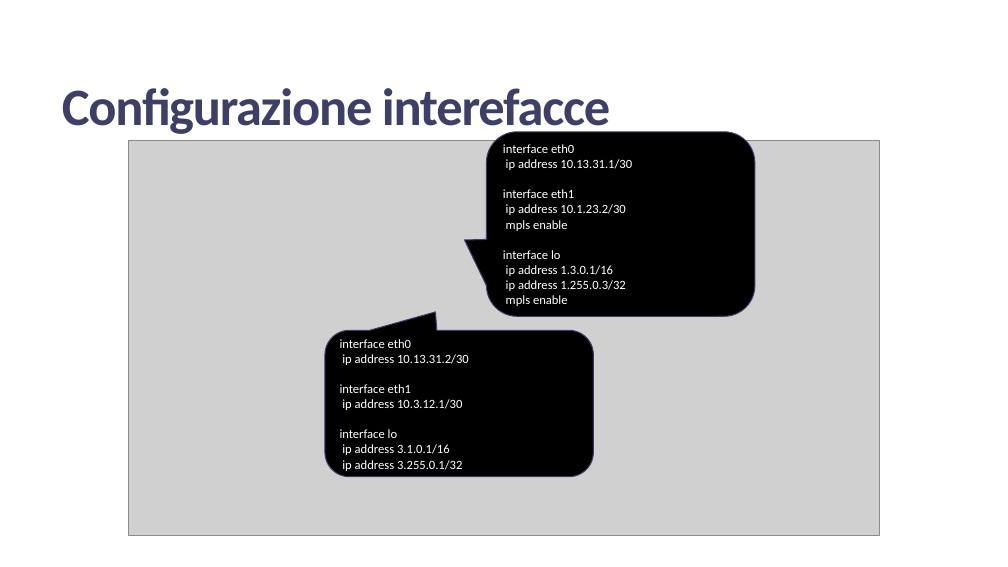
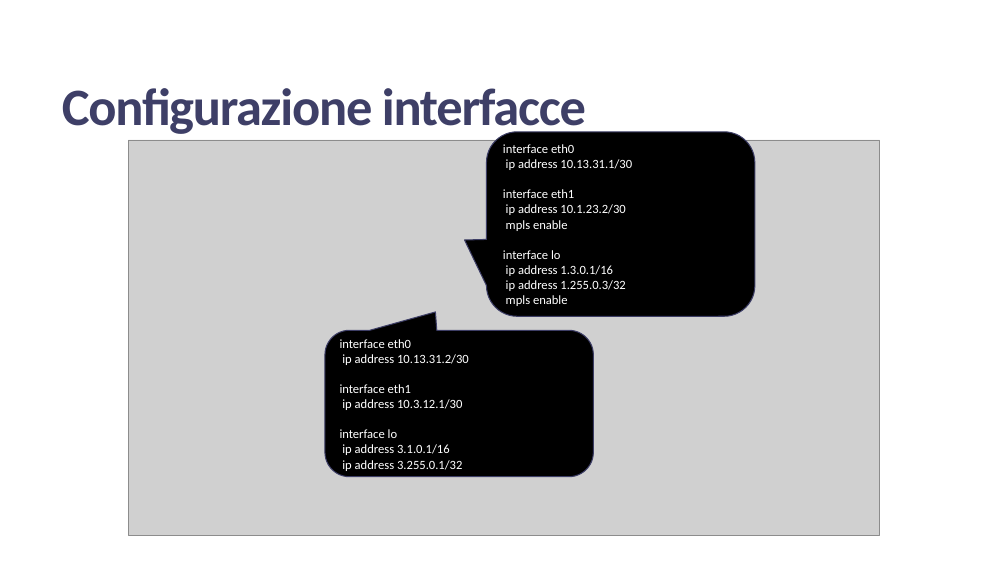
Before and after one commit to creccovalerio/NSD-Project, a slide deck: slide 3 of Presentazione_NSD.pptx. Drawn at 1008x567 pixels with LibreOffice and Linux fonts; fonts in the diff are those of the drawing; grey boxes stand for pictures. Boxes give left, top, right and bottom in pixels: in the first picture for what was removed or moved away, otherwise in the second. Text is boxed around its words. In the diff, an @@ line names an element or a change of style, - is before the commit and + after.

```diff
--- a/Presentazione_NSD.pptx
+++ b/Presentazione_NSD.pptx
@@ title at [62,88,586,138]: text changed @@
-Configurazione interefacce
+Configurazione interfacce
```
Also in this commit, not shown: 1 other file.
